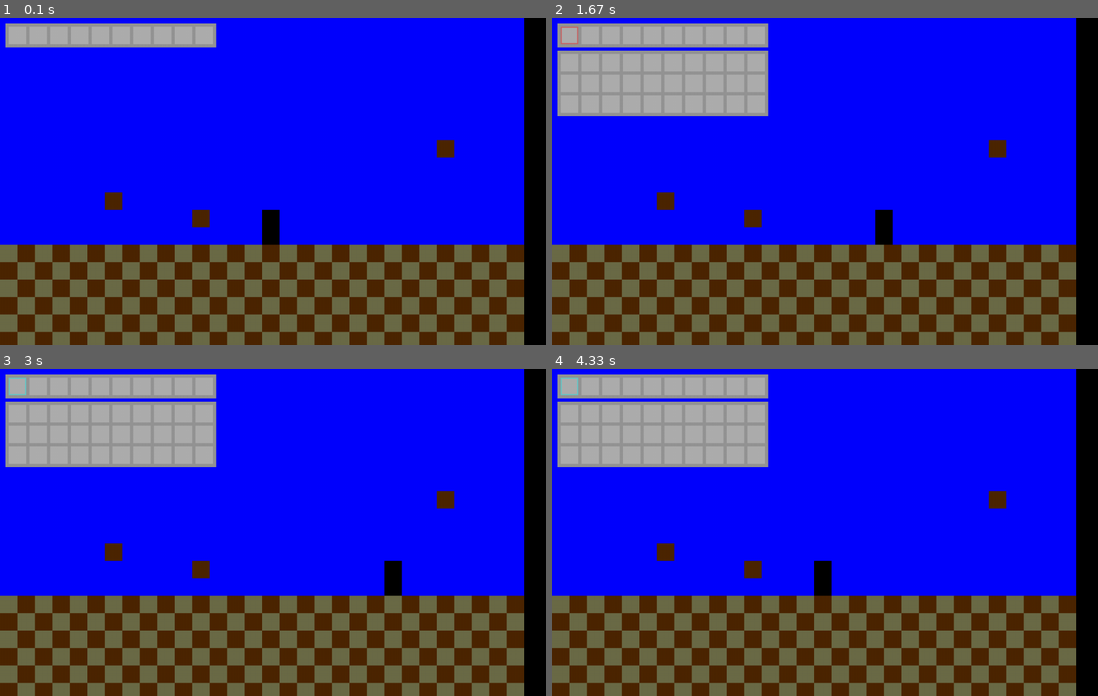
Above: before the commit, frames 1-4 (two rows, left to right).
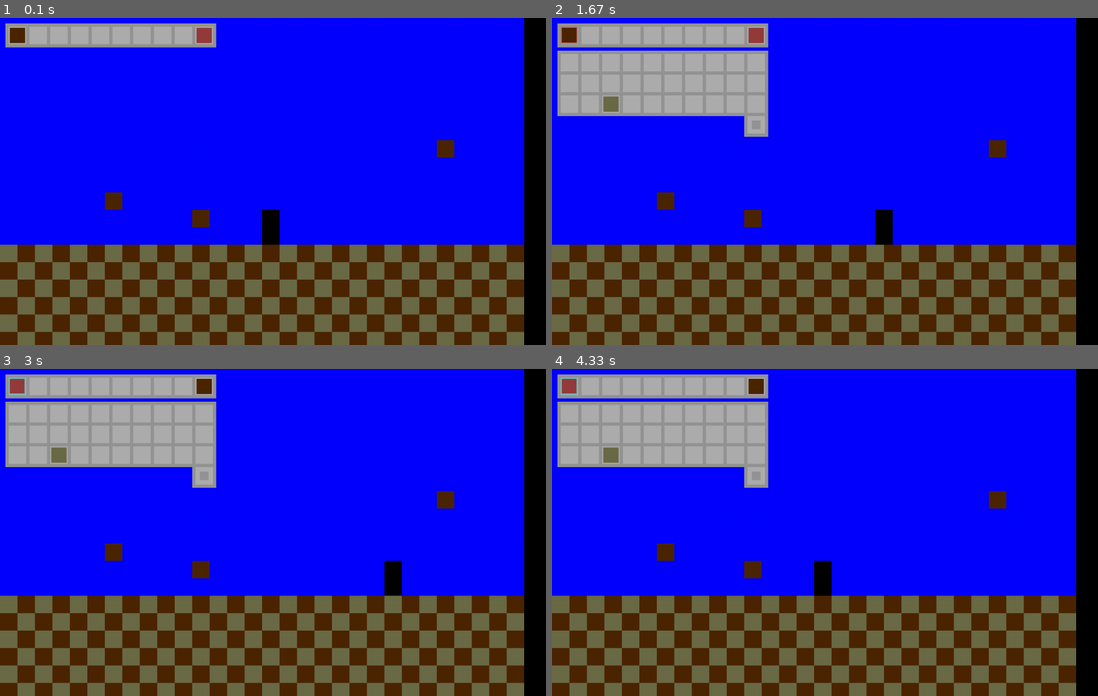
Above: after the commit, the same moments.

Repository: diduk001/terraria-clone-pygame
Game: pygame game, started from Main.py
Two runs of this game, one before a commit and one after it. Both use one fixed random seed, a clock stepped at 60 frames per second and the inputs below.
Inputs (mouse positions are in pixels of both pictures, inside the frame that each line leads up to):
- Up to frame 1 (0.1 s): no input
- Up to frame 2 (1.67 s): click (568, 34) at 0.38 s; hold D 0.67-1.13 s; tap Tab at 1.17 s; click (568, 34) at 1.55 s
- Up to frame 3 (3 s): click (202, 385) at 1.88 s; hold W 2.17-2.47 s; hold D 2.5-2.97 s
- Up to frame 4 (4.33 s): hold A 3-3.53 s; click (906, 418) at 3.62 s; hold A 3.9-4.3 s

The runs differ from the first frame. In frame 1, 0.3% of the frame differs, in the area x 1-39%, y 2-8%; in frame 2, 0.7%; in frame 3, 0.7%, in the area x 1-40%, y 2-37%; in frame 4, 0.7%.

Commit message:
Inventory Update (added deleting)

Diff:
--- a/Inventory.py
+++ b/Inventory.py
@@ -1,4 +1,5 @@
 import pygame
+import Items
 
 
 class Inventory:
@@ -16,14 +17,14 @@
         self.qapheight = qapheight
         self.bpheight = bpheight
         self.width = width
-        self.coordinates = [[(200, 200) for i in range(width)] for i in range(qapheight + bpheight)]
+        self.coordinates = [[(0, 0) for i in range(width)] for i in range(qapheight + bpheight)] + [[(0, 0)]]
 
         # Размер ячеек и рамок между ними в пикселях
 
         self.cell_size = 32
         self.frame_size = 6
 
-        # Вычисление координат каждой ячейки (сначала пбд, потом рюкзака)
+        # Вычисление координат каждой ячейки (по порядку пбд, рюкзак, урна)
 
         for i in range(self.qapheight):
             for j in range(self.width):
@@ -35,18 +36,21 @@
                 self.coordinates[i][j] = (self.x + j * (self. cell_size + self.frame_size) + self.frame_size,
                                           self.y + i * (self.cell_size + self.frame_size) + 3 * self.frame_size)
 
+        self.coordinates[-1][-1] = (self.x + (self.width - 1) * (self.frame_size + self.cell_size) + self.frame_size,
+                                    self.y + (self.qapheight + self.bpheight) * self.cell_size +
+                                    (self.qapheight + self.bpheight + 3) * self.frame_size)
+
         # Открыт ли инвентарь
         # Содержимое инвенторя по ячейкам
 
         self.is_open = bool()
-        self.content = [[(-1, 0) for i in range(width)] for i in range(qapheight + bpheight)]
+        self.content = [[[Items.VoidItem(), 0] for i in range(width)] for i in range(qapheight + bpheight)]
 
         # Список ячеек, содержимое которых надо поменять местами
         # Выбранная ячейка (только для пбд, тоже самое, что и итем в руке)
 
         self.to_swap = []
         self.chosen_cell = ()
-
 
     def show(self, screen):
 
@@ -62,6 +66,11 @@
             for j in range(self.width):
                 x, y = self.coordinates[i][j]
                 pygame.draw.rect(screen, (174, 174, 174), (x, y, self.cell_size, self.cell_size), 0)
+                if self.content[i][j][0].id != -1:
+                    x, y = self.coordinates[i][j]
+                    x += 2
+                    y += 2
+                    pygame.draw.rect(screen, self.content[i][j][0].color, (x, y, 28, 28), 0)
 
         # Отрисовка рюкзака
 
@@ -79,25 +88,49 @@
                 for j in range(self.width):
                     x, y = self.coordinates[i][j]
                     pygame.draw.rect(screen, (174, 174, 174), (x, y, self.cell_size, self.cell_size), 0)
+                    if self.content[i][j][0].id != -1:
+                        x, y = self.coordinates[i][j]
+                        x += 2
+                        y += 2
+                        pygame.draw.rect(screen, self.content[i][j][0].color, (x, y, 28, 28), 0)
+
+            # Пометка урны
+            x, y = self.coordinates[-1][-1]
+            pygame.draw.rect(screen, (149, 149, 149),
+                             (x - self.frame_size, y - self.frame_size,
+                              2 * self.frame_size + self.cell_size, 2 * self.frame_size + self.cell_size), 0)
+            pygame.draw.rect(screen, (174, 174, 174), (x, y, self.cell_size, self.cell_size), 0)
+            pygame.draw.rect(screen, (149, 149, 149),
+                             (x + self.cell_size / 4, y + self.cell_size / 4, self.cell_size / 2, self.cell_size / 2),
+                             0)
 
         # Отрисовка обводки вещи в руке
         if self.chosen_cell != ():
             i, j = self.chosen_cell
             x, y = self.coordinates[i][j]
-            pygame.draw.rect(screen, (100, 200, 200), (x, y, self.cell_size, self.cell_size), 2)
+            pygame.draw.rect(screen, (100, 200, 200), (x, y, self.cell_size - 1, self.cell_size - 1), 2)
 
         # Отрисовка обводки выбранных клеток
 
         for i, j in self.to_swap:
             x, y = self.coordinates[i][j]
-            pygame.draw.rect(screen, (200, 100, 100), (x, y, self.cell_size, self.cell_size), 2)
+            pygame.draw.rect(screen, (200, 100, 100), (x, y, self.cell_size - 1, self.cell_size - 1), 2)
+
+        # Отрисовка предметов
 
     def swap(self):
         x1, y1 = self.to_swap[0]
         x2, y2 = self.to_swap[1]
-        self.content[x1][y1], self.content[x2][y2] = self.content[x2][y2], self.content[x1][y1]
+        if (x1, y1) == (-1, -1):
+            self.content[x2][y2] = [Items.VoidItem(), 0]
+            print("deleted")
+        elif (x2, y2) == (-1, -1):
+            self.content[x1][y1] = [Items.VoidItem(), 0]
+            print("deleted")
+        else:
+            self.content[x1][y1], self.content[x2][y2] = self.content[x2][y2], self.content[x1][y1]
+            print("swapped")
         self.to_swap = []
-        print("swaped")
 
     def get_cell(self, mouse_pos):
         x, y = mouse_pos
@@ -107,6 +140,9 @@
                     cell_x, cell_y = self.coordinates[i][j]
                     if cell_x <= x <= cell_x + self.cell_size and cell_y <= y <= cell_y + self.cell_size:
                         return i, j
+            cell_x, cell_y = self.coordinates[-1][-1]
+            if cell_x <= x <= cell_x + self.cell_size and cell_y <= y <= cell_y + self.cell_size:
+                return -1, -1
         else:
             for i in range(self.qapheight):
                 for j in range(self.width):
--- a/Items.py
+++ b/Items.py
@@ -1,4 +1,5 @@
 import pygame
+
 
 class Item:
     def __init__(self, id):
@@ -17,6 +18,18 @@
         self.max_stack = int()
 
 
+# Предмет - пустая ячейка
+
+class VoidItem(Item):
+    def __init__(self):
+        super().__init__(-1)
+
+        self.name = "Void"
+        self.color = ()
+        self.recipe = []
+        self.max_stack = 0
+
+
 # Предметы, которые можно ставить;
 
 class PlaceableItem(Item):
@@ -103,7 +116,7 @@
         super().__init__(2)
 
         self.name = "Quarried Copper Ore"
-        self.color = (72, 45, 20)
+        self.color = (150, 60, 60)
         self.recipe = []
         self.max_stack = 128
         self.block = 4
--- a/Main.py
+++ b/Main.py
@@ -3,6 +3,7 @@
 import Blocks
 import Mobs
 import Inventory
+import Items
 
 def main():
     pygame.init()
@@ -17,6 +18,9 @@
     world = World.World(screen)
     player = Mobs.Player(world.width // 2 * Blocks.Block.size, (world.height // 2 - 2) * Blocks.Block.size)
     inventory = Inventory.Inventory(1, 3, 10, 10, 10)
+    inventory.content[0][0] = [Items.DugDirt(), 2]
+    inventory.content[3][2] = [Items.QuarriedStone(), 1]
+    inventory.content[0][9] = [Items.QuarriedCopperOre(), 24]
 
     # Настройка fps, цикла игры
 
